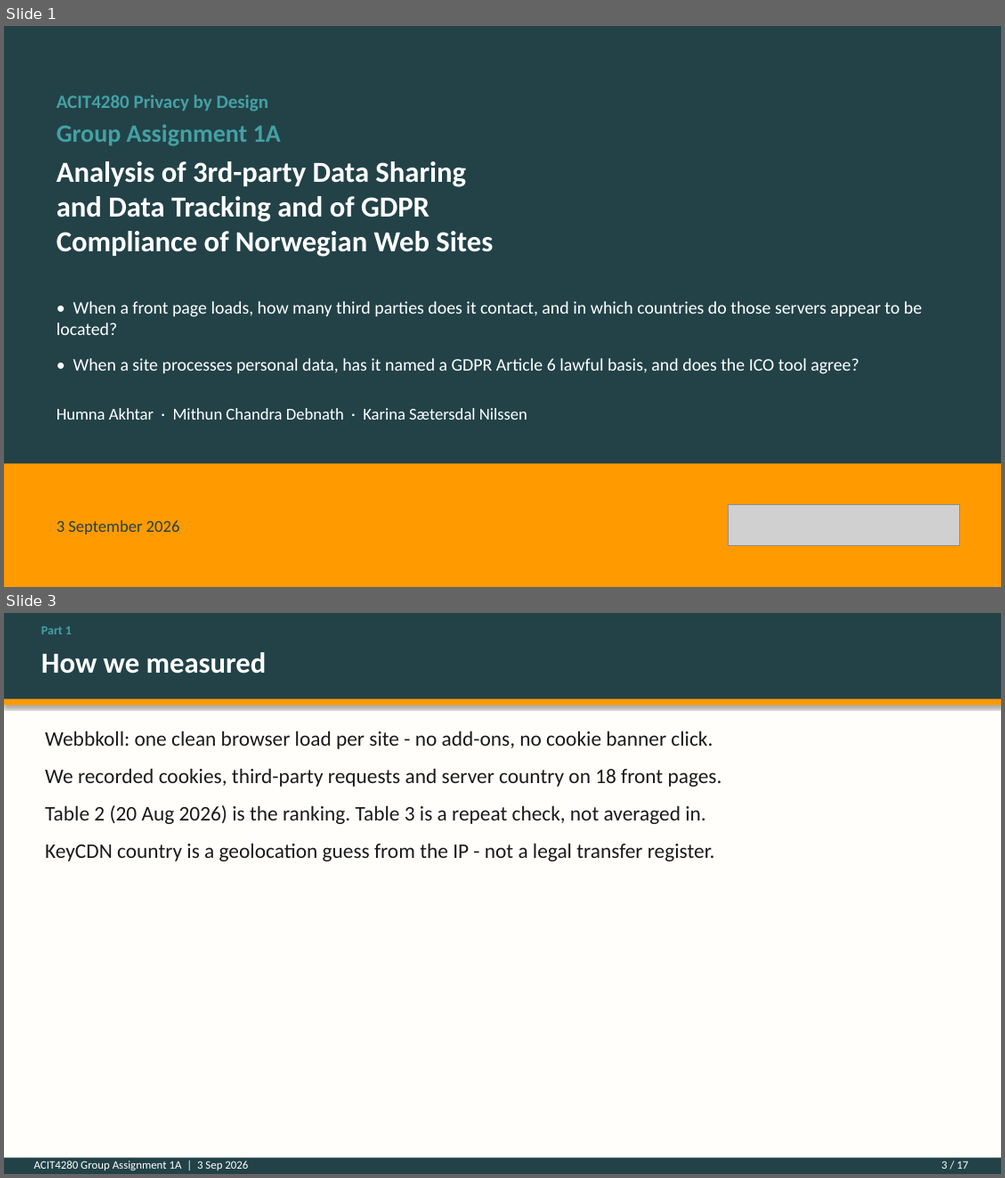
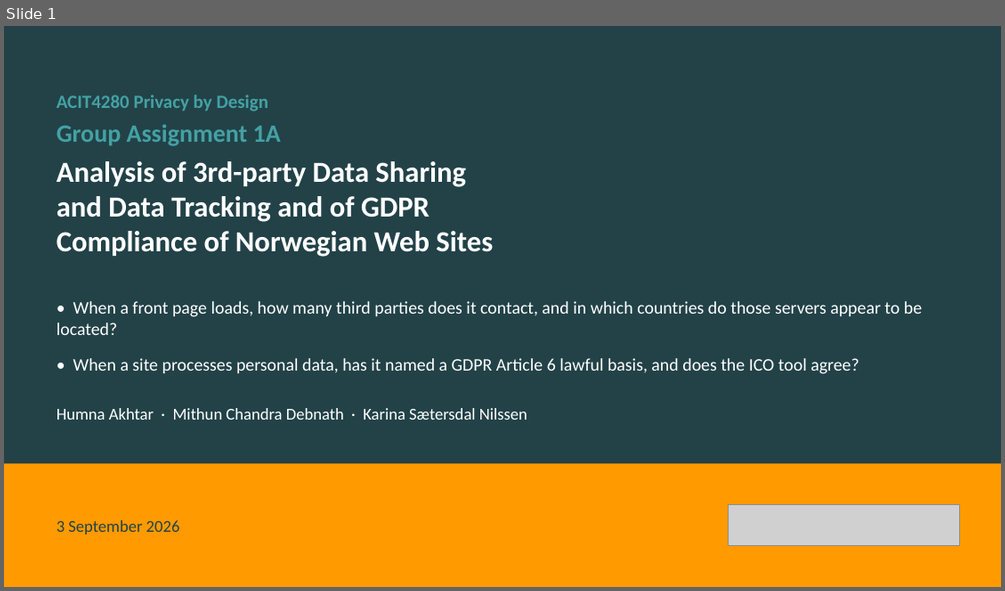
Before and after one commit to kasa031/Bacheloroppgave, a slide deck: ACIT4280_1A_presentation.pptx. Shown one above the other, each under a label of ours: slides 1 and 3 before the commit, slide 1 after it; the slides between them are not shown. The pictures are 1005x1178 and 1005x591 pixels, drawn with LibreOffice and Linux fonts; fonts in the diff are those of the drawing; grey boxes stand for pictures. Boxes give left, top, right and bottom in pixels: in the first picture for what was removed or moved away, otherwise in the second. Text is boxed around its words. In the diff, an @@ line names an element or a change of style, - is before the commit and + after.

```diff
--- a/ACIT4280_1A_presentation.pptx
+++ b/ACIT4280_1A_presentation.pptx
@@ slide 3 removed at [4, 613, 1001, 1174], background #FFFFFF @@
@@ rectangle removed at [4, 613, 1001, 1174] @@
@@ rectangle removed at [4, 613, 1001, 699] @@
@@ text removed at [41, 626, 72, 634] @@
-Part 1
@@ text removed at [41, 652, 267, 674] @@
-How we measured
@@ rectangle removed at [4, 699, 1001, 705] @@
@@ text removed at [45, 730, 722, 861] @@
-Webbkoll: one clean browser load per site - no add-ons, no cookie banner click.
-We recorded cookies, third-party requests and server country on 18 front pages.
-Table 2 (20 Aug 2026) is the ranking. Table 3 is a repeat check, not averaged in.
-KeyCDN country is a geolocation guess from the IP - not a legal transfer register.
@@ rectangle removed at [4, 1158, 1001, 1174] @@
@@ text removed at [34, 1160, 248, 1170] @@
-ACIT4280 Group Assignment 1A | 3 Sep 2026
@@ text removed at [941, 1160, 968, 1168] @@
-3 / 17
```
Also in this commit, not shown: 14 slides changed, 4 other files.
